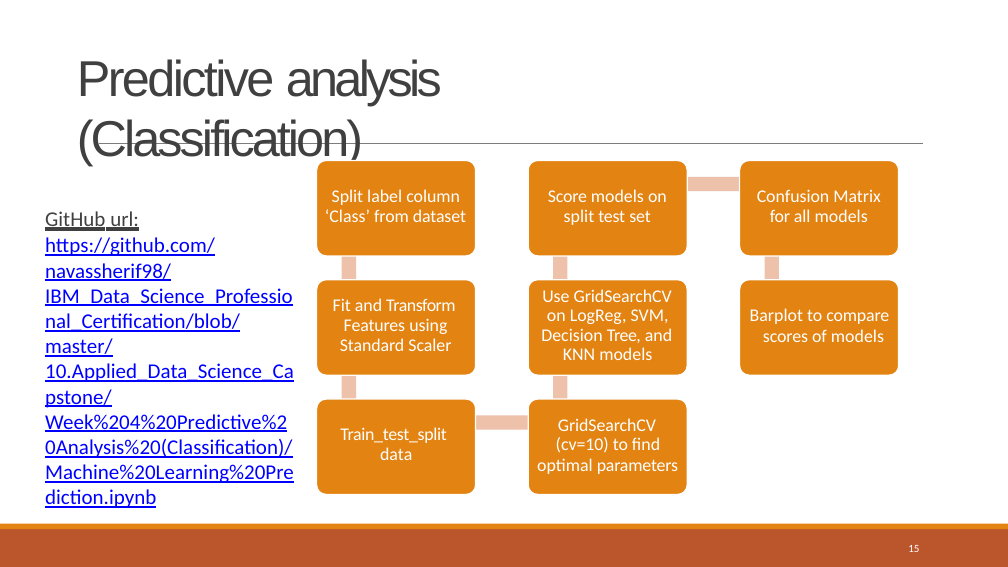
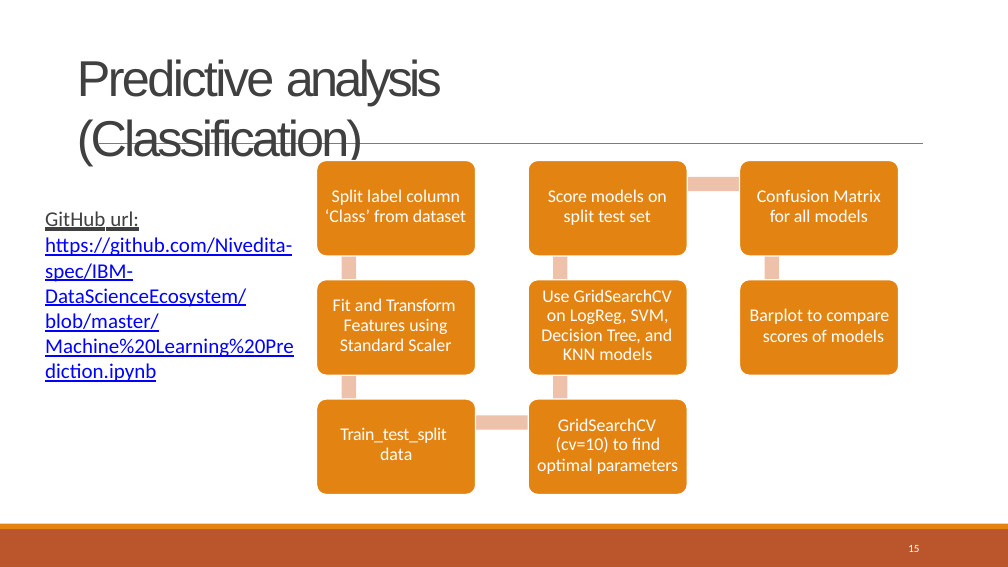
Before and after one commit to Nivedita-spec/IBM-DataScienceEcosystem, a slide deck: slide 15 of Data Science Journey.pptx. Drawn at 1008x567 pixels with LibreOffice and Linux fonts; fonts in the diff are those of the drawing. Boxes give left, top, right and bottom in pixels: in the first picture for what was removed or moved away, otherwise in the second. Text is boxed around its words. In the diff, an @@ line names an element or a change of style, - is before the commit and + after.

```diff
--- a/Data Science Journey.pptx
+++ b/Data Science Journey.pptx
@@ text at bbox=[45, 237, 294, 382]: text changed @@
-https://github.com/navassherif98/IBM_Data_Science_Professional_Certification/blob/master/10.Applied_Data_Science_Capstone/Week%204%20Predictive%20Analysis%20(Classification)/Machine%20Learning%20Prediction.ipynb
+https://github.com/Nivedita-spec/IBM-DataScienceEcosystem/blob/master/Machine%20Learning%20Prediction.ipynb
```
Also in this commit, not shown: 9 other slides changed.
